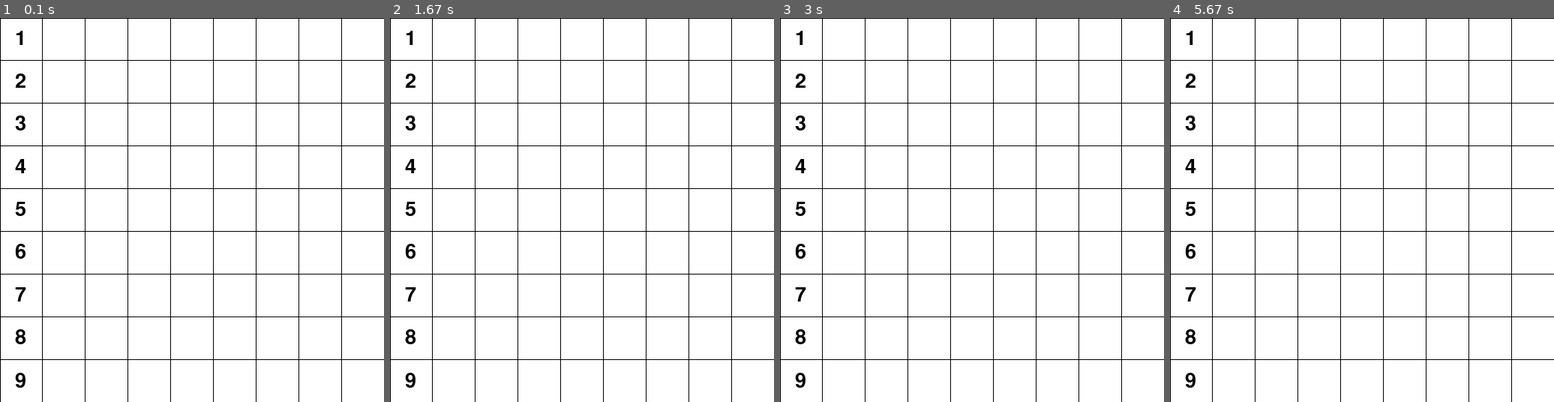
Above: before the commit, frames 1-4 (left to right).
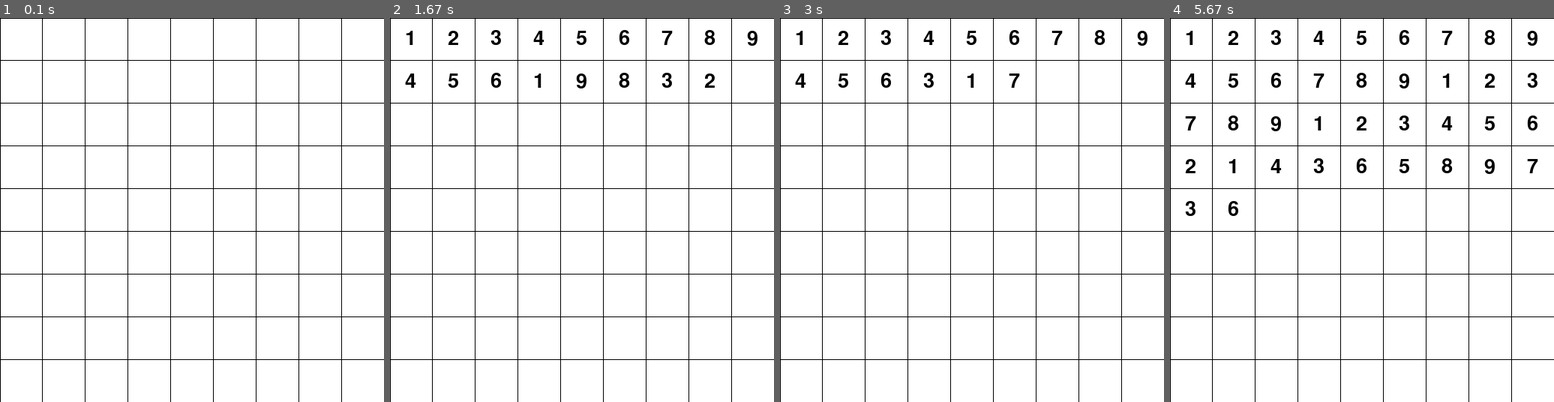
Above: after the commit, the same moments.

Repository: mathletedev/Pygame-Sudoku
Game: pygame game, started from sudoku_GUI.py
Same seed, same stepped clock (60 frames per second), same inputs: the game is played once before the commit and once after it.
Inputs:
- Up to frame 1 (0.1 s): no input
- Up to frame 2 (1.67 s): tap Space at 0.33 s
- Up to frame 3 (3 s): no input
- Up to frame 4 (5.67 s): no input

The runs differ from the first frame. In frame 1, 0.5% of the frame differs, in the area x 3-7%, y 3-97%; in frame 2, 1.5%; in frame 3, 1.3%; in frame 4, 2.6%, in the area x 3-96%, y 3-97%.

Commit message:
GUI solver

Diff:
--- a/sudoku_GUI.py
+++ b/sudoku_GUI.py
@@ -4,43 +4,52 @@
 pygame.font.init()
 
 board = [
-  [1, 0, 0, 0, 0, 0, 0, 0, 0],
-  [2, 0, 0, 0, 0, 0, 0, 0, 0],
-  [3, 0, 0, 0, 0, 0, 0, 0, 0],
-  [4, 0, 0, 0, 0, 0, 0, 0, 0],
-  [5, 0, 0, 0, 0, 0, 0, 0, 0],
-  [6, 0, 0, 0, 0, 0, 0, 0, 0],
-  [7, 0, 0, 0, 0, 0, 0, 0, 0],
-  [8, 0, 0, 0, 0, 0, 0, 0, 0],
-  [9, 0, 0, 0, 0, 0, 0, 0, 0],
+  [0, 0, 0, 0, 0, 0, 0, 0, 0],
+  [0, 0, 0, 0, 0, 0, 0, 0, 0],
+  [0, 0, 0, 0, 0, 0, 0, 0, 0],
+  [0, 0, 0, 0, 0, 0, 0, 0, 0],
+  [0, 0, 0, 0, 0, 0, 0, 0, 0],
+  [0, 0, 0, 0, 0, 0, 0, 0, 0],
+  [0, 0, 0, 0, 0, 0, 0, 0, 0],
+  [0, 0, 0, 0, 0, 0, 0, 0, 0],
+  [0, 0, 0, 0, 0, 0, 0, 0, 0],
 ]
 
 class GUI:
-  def __init__(self, board, rows, size):
+  def __init__(self, board, rows, size, win):
     self.rows = rows
     self.size = size
     self.board = board
-    self.boxes = [[Box(board[i][j], i, j, rows, size) for j in range(rows)] for i in range(rows)]
+    self.boxes = [[Box(board[i][j], i, j, rows, size, win) for j in range(rows)] for i in range(rows)]
+    self.win = win
 
-  def draw(self, win):
-    gap = self.size / self.rows
-    for i in range(self.rows + 1):
-      pygame.draw.line(win, (0, 0, 0), (0, i * gap), (self.size, i * gap))
-      pygame.draw.line(win, (0, 0, 0), (i * gap, 0), (i * gap, self.size))
+  def draw(self):
+    self.draw_lines()
 
     for i in range(self.rows):
       for j in range(self.rows):
-        self.boxes[i][j].draw(win)
+        self.boxes[i][j].draw()
+
+  def draw_lines(self):
+    gap = self.size / self.rows
+    for i in range(self.rows + 1):
+      pygame.draw.line(self.win, (0, 0, 0), (0, i * gap), (self.size, i * gap))
+      pygame.draw.line(self.win, (0, 0, 0), (i * gap, 0), (i * gap, self.size))
+
+  def sleep(self, time):
+    pygame.display.update()
+    pygame.time.delay(time)
 
 class Box:
-  def __init__(self, value, row, col, rows, size):
+  def __init__(self, value, row, col, rows, size, win):
     self.value = value
     self.row = row
     self.col = col
     self.rows = rows
     self.size = size
+    self.win = win
 
-  def draw(self, win):
+  def draw(self):
     font = pygame.font.SysFont("comicsans", 40)
 
     gap = self.size / self.rows
@@ -49,7 +58,20 @@
 
     if not (self.value == 0):
       text = font.render(str(self.value), 1, (0, 0, 0))
-      win.blit(text, (pos_x + (gap / 2 - text.get_width() / 2), pos_y + (gap / 2 - text.get_height() / 2)))
+      self.win.blit(text, (pos_x + (gap / 2 - text.get_width() / 2), pos_y + (gap / 2 - text.get_height() / 2)))
+
+  def redraw(self):
+    font = pygame.font.SysFont("comicsans", 40)
+
+    gap = self.size / self.rows
+    pos_x = self.col * gap
+    pos_y = self.row * gap
+
+    pygame.draw.rect(self.win, (255, 255, 255), (pos_x, pos_y, gap, gap), 0)
+
+    if not (self.value == 0):
+      text = font.render(str(self.value), 1, (0, 0, 0))
+      self.win.blit(text, (pos_x + (gap / 2 - text.get_width() / 2), pos_y + (gap / 2 - text.get_height() / 2)))
 
   def set_value(self, value):
     self.value = value
@@ -57,21 +79,23 @@
 def main():
   win = pygame.display.set_mode((512, 512))
   pygame.display.set_caption("Sud0ku So1ver")
-  board_GUI = GUI(board, len(board), 512)
+  board_GUI = GUI(board, len(board), 512, win)
   solver = Solver(board, board_GUI)
 
   run = True
+  solving = False
 
   while run:
     for event in pygame.event.get():
       if event.type == pygame.QUIT:
         run = False
       if event.type == pygame.KEYDOWN:
-        if event.key == pygame.K_SPACE:
+        if event.key == pygame.K_SPACE and not solving:
+          solving = True
           solver.solve()
 
     win.fill((255, 255, 255))
-    board_GUI.draw(win)
+    board_GUI.draw()
     pygame.display.update()
 
 if __name__ == "__main__":
--- a/sudoku_solver.py
+++ b/sudoku_solver.py
@@ -17,26 +17,30 @@
       if (pointer < 0):
         return None
 
-      pos_x = pointer % 9
-      pos_y = pointer // 9
+      row = pointer // 9
+      col = pointer % 9
 
       if (pointer > len(tmp) ** 2 - 1):
         return tmp
 
-      if (self.board[pos_y][pos_x] > 0):
+      if (self.board[row][col] > 0):
         pointer += direction
         continue
 
-      if tmp[pos_y][pos_x] < 9:
-        if self.valid(tmp, tmp[pos_y][pos_x] + 1, (pos_x, pos_y)):
-          tmp[pos_y][pos_x] += 1
+      if tmp[row][col] < 9:
+        if self.valid(tmp, tmp[row][col] + 1, (col, row)):
+          tmp[row][col] += 1
+          self.redraw_box(tmp, row, col)
+
           pointer += 1
           direction = 1
           continue
 
-        tmp[pos_y][pos_x] += 1
+        tmp[row][col] += 1
       else:
-        tmp[pos_y][pos_x] = 0
+        tmp[row][col] = 0
+        self.redraw_box(tmp, row, col)
+
         pointer -= 1
         direction = -1
 
@@ -54,6 +58,14 @@
           return False
 
     return True
+
+  def redraw_box(self, tmp, row, col):
+    if not self.GUI is None:
+      self.GUI.board = tmp
+      self.GUI.boxes[row][col].set_value(tmp[row][col])
+      self.GUI.boxes[row][col].redraw()
+      self.GUI.draw_lines()
+      self.GUI.sleep(10)
 
   def parse_board(self, board):
     joined = []
